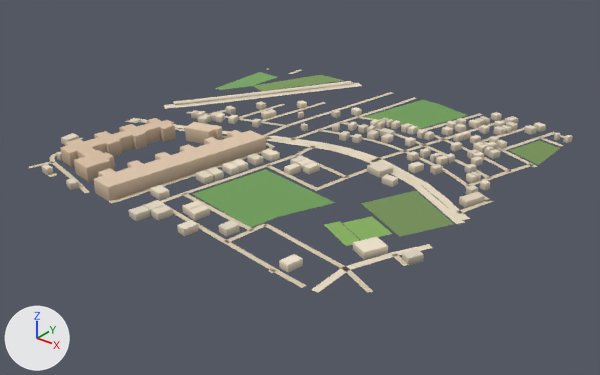
The glTF model public/assets/bengaluru-region-v1/tiles/t-14_-17-l1.glb as it was, and as the next commit left it.
Both versions are drawn from a 50 mm camera at (-6152.0, -9006.0, 414.0) aimed at (-6738.0, -8274.0, -40.0). Lighting does not change. The marker at lower left points along +X, +Y and +Z. The picture after the commit comes second. Vertices at exactly the same position are counted once.

Script lines for the objects in view, before the commit:
```python
me_building = bpy.data.meshes.new('building')
me_building.from_pydata(...)  # 1048 vertices, 1344 faces; spans x -6.0..508.0, y -10.0..504.0, z 0.0..18.0
me_building.materials.append(mat_building)
me_ground = bpy.data.meshes.new('ground')
me_ground.from_pydata(...)  # 761 vertices, 680 faces; spans x -6.0..504.0, y -3.0..504.0, z 1.0
me_ground.materials.append(mat_ground)
ob_building = bpy.data.objects.new('building', me_building)
ob_building.location = (-7000.0, -8500.0, 0.0)
ob_ground = bpy.data.objects.new('ground', me_ground)
ob_ground.location = (-7000.0, -8500.0, 0.0)
```
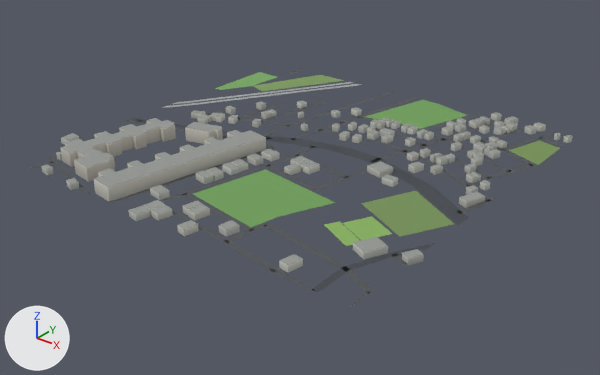
Patch to the scene script:
```diff
--- a/public/assets/bengaluru-region-v1/tiles/t-14_-17-l1.glb.py
+++ b/public/assets/bengaluru-region-v1/tiles/t-14_-17-l1.glb.py
@@ me_building @@
 # used by ob_building; location = (-7000.0, -8500.0, 0.0)
-me_building.from_pydata(...)  # 1048 vertices, 1344 faces; spans x -6.0..508.0, y -10.0..504.0, z 0.0..18.0
+me_building.from_pydata(...)  # 1048 vertices, 1640 faces; spans x -6.0..508.0, y -10.0..504.0, z 0.0..18.0
+# me_building part 1: 1344 kept faces spanning x -6.0..508.0, y -10.0..504.0, z 0.0..18.0 get new vertex colours
+# edits to the shape of me_building do not show in these pictures
 me_building.materials.append(mat_building)
@@ me_ground @@
 # used by ob_ground; location = (-7000.0, -8500.0, 0.0)
-me_ground.from_pydata(...)  # 761 vertices, 680 faces; spans x -6.0..504.0, y -3.0..504.0, z 1.0
+me_ground.from_pydata(...)  # 782 vertices, 699 faces; spans x 0.0..500.0, y 0.0..500.0, z 1.0
+# me_ground part 2
+# 60 vertices are removed from x -6.0..503.0, y -3.0..504.0, z 1.0
+# 82 faces are deleted
+# 3 vertices in x 499.0, y 88.0..485.0, z 1.0 move by (1.0, 6.0, 0.0)
+# 35 vertices move from x -6.0..504.0, y 117.0..501.0, z 1.0 to x 0.0..500.0, y 121.0..500.0, z 1.0
+# 66 vertices are added at x 0.0..500.0, y 0.0..500.0, z 1.0
+# 9 new vertices lie (6.0, -4.0, 0.0) away from vertices in x 19.0..139.0, y 276.0..494.0, z 1.0
+# 95 new faces join them
+# me_ground part 3
+# 5 vertices are removed from x 25.0..213.0, y -1.0..1.0, z 1.0
+# 6 faces are deleted
+# 6 vertices move from x 64.0..138.0, y -3.0..9.0, z 1.0 to x 64.0..147.0, y 0.0..7.0, z 1.0
+# 11 vertices are added at x 24.0..216.0, y 0.0..12.0, z 1.0
+# 12 new faces join them
+# me_ground part 4: 424 kept faces spanning x 0.0..500.0, y 0.0..500.0, z 1.0 get new vertex colours; the middle colour goes from beige #d7c9ae to dark grey #535556
 me_ground.materials.append(mat_ground)
```

What differs and where, as boxes [x1, y1, x2, y2] in the pictures (600 x 375 px; the box of a moved part takes in the faces that stretch with it):
'ground', reshaped (6% taller)
    before: [29, 68, 564, 293]
    after: [29, 68, 564, 307]
part 1 of me_building, recoloured
    both: [42, 101, 573, 272]
part 2 of me_ground, moved or reshaped
    before: [125, 72, 564, 293]
    after: [124, 72, 564, 307]
part 3 of me_ground, reshaped
    both: [29, 162, 119, 203]
part 4 of me_ground, recoloured
    both: [48, 68, 556, 271]
